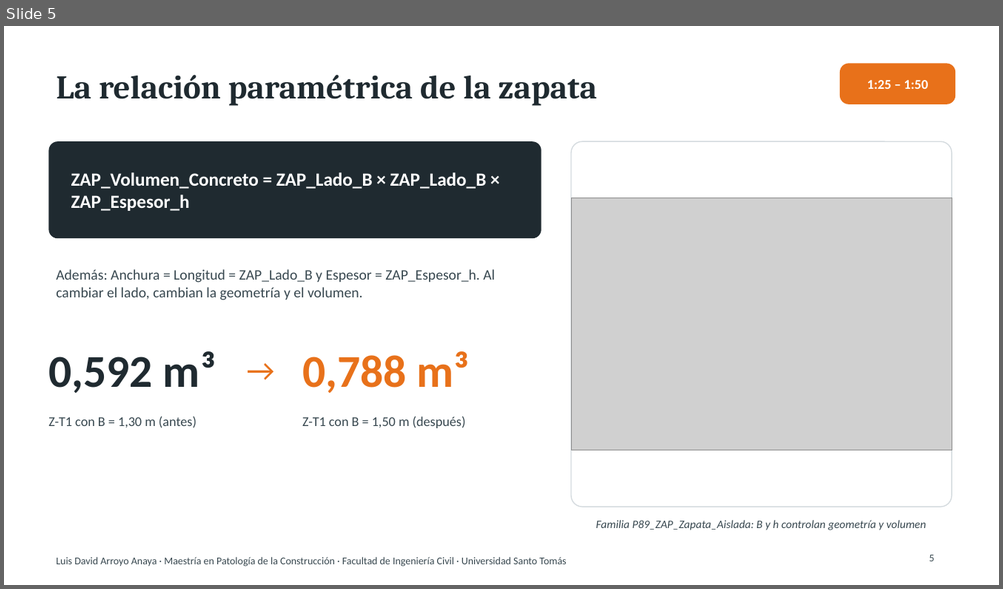
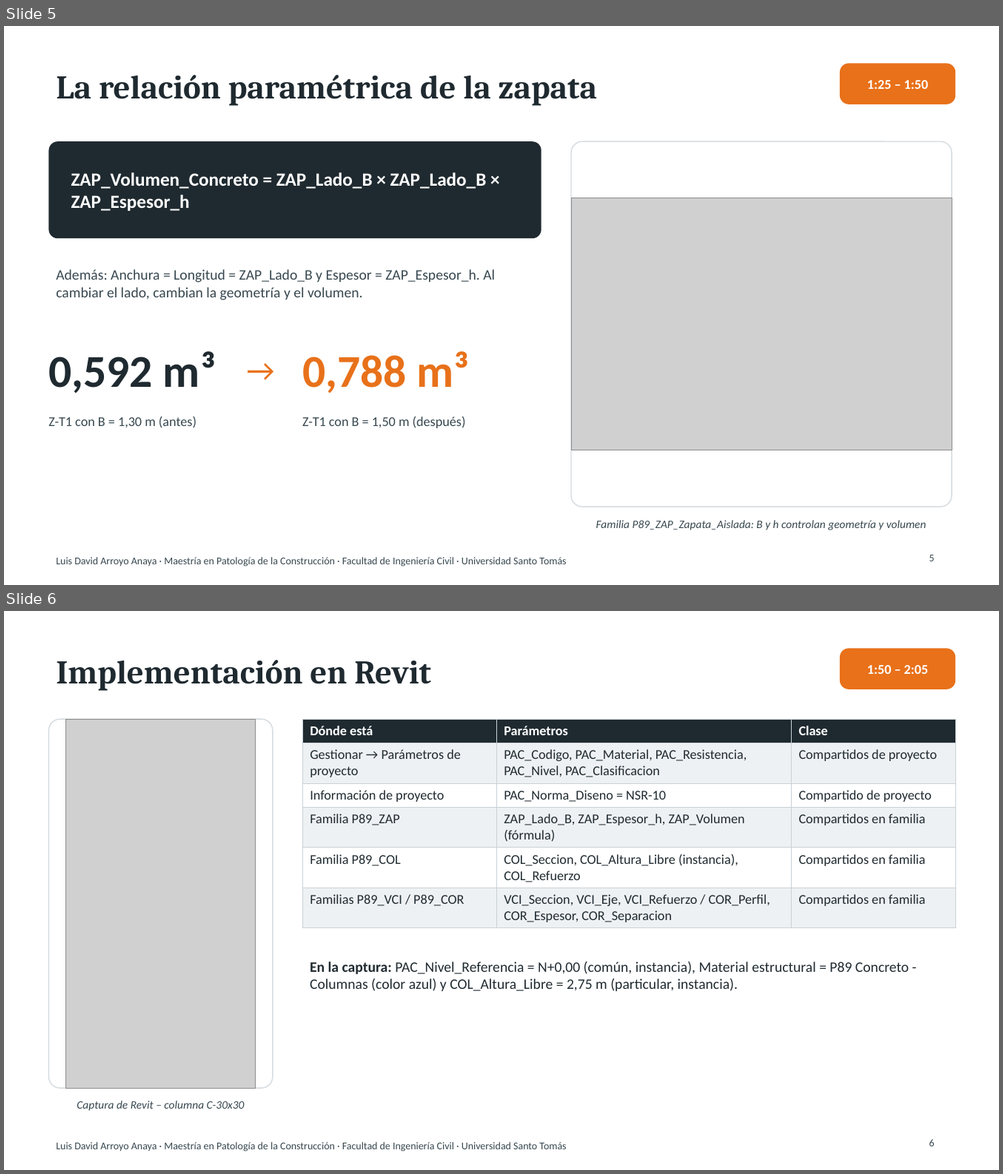
Before and after one commit to dramosm0622-cmyk/REVIT, a slide deck: ENTREGA_ACT03_ARROYO/3_SUSTENTACION/PARAM_2026-2_ACT03_ARROYO_PRESENTACION.pptx. Shown one above the other, each under a label of ours: slide 5 before the commit, slides 5 and 6 after it. The pictures are 1003x589 and 1003x1174 pixels, drawn with LibreOffice and Linux fonts; fonts in the diff are those of the drawing; grey boxes stand for pictures. Boxes give left, top, right and bottom in pixels: in the first picture for what was removed or moved away, otherwise in the second. Text is boxed around its words. In the diff, an @@ line names an element or a change of style, - is before the commit and + after.

```diff
--- a/ENTREGA_ACT03_ARROYO/3_SUSTENTACION/PARAM_2026-2_ACT03_ARROYO_PRESENTACION.pptx
+++ b/ENTREGA_ACT03_ARROYO/3_SUSTENTACION/PARAM_2026-2_ACT03_ARROYO_PRESENTACION.pptx
@@ slide 6 added at bbox=[4, 611, 999, 1170], background #FFFFFF; not listed: 1 template element that a slide beside it also shows @@
@@ rounded rectangle added at bbox=[839, 648, 956, 689], fill #E8711A @@
@@ title added at bbox=[56, 660, 431, 691], 32 pt, text #1F2A30, bold @@
+Implementación en Revit
@@ text added at bbox=[867, 665, 928, 674], 13 pt, text #FFFFFF, bold @@
+1:50 – 2:05
@@ rounded rectangle added at bbox=[48, 719, 273, 1088], fill #FFFFFF, outline #D5DBDF 1 pt @@
@@ picture added at bbox=[66, 719, 256, 1088] @@
@@ table added at bbox=[302, 719, 956, 925], 6 rows, 3 columns @@
+Dónde está | Parámetros | Clase
+Gestionar → Parámetros de proyecto | PAC_Codigo, PAC_Material, PAC_Resistencia, PAC_Nivel, PAC_Clasificacion | Compartidos de proyecto
+Información de proyecto | PAC_Norma_Diseno = NSR-10 | Compartido de proyecto
+Familia P89_ZAP | ZAP_Lado_B, ZAP_Espesor_h, ZAP_Volumen (fórmula) | Compartidos en familia
+Familia P89_COL | COL_Seccion, COL_Altura_Libre (instancia), COL_Refuerzo | Compartidos en familia
+Familias P89_VCI / P89_COR | VCI_Seccion, VCI_Eje, VCI_Refuerzo / COR_Perfil, COR_Espesor, COR_Separacion | Compartidos en familia
@@ text added at bbox=[310, 962, 908, 991], 14 pt, text #1F2A30 @@
+En la captura: PAC_Nivel_Referencia = N+0,00 (común, instancia), Material estructural = P89 Concreto - Columnas (color azul) y COL_Altura_Libre = 2,75 m (particular, instancia).
@@ text added at bbox=[77, 1101, 244, 1111], 11 pt, text #37474F, italic @@
+Captura de Revit – columna C-30x30
@@ page number added at bbox=[929, 1139, 934, 1147], 10 pt, text #37474F @@
+6
```
Also in this commit, not shown: 1 slide removed, 7 other files.
